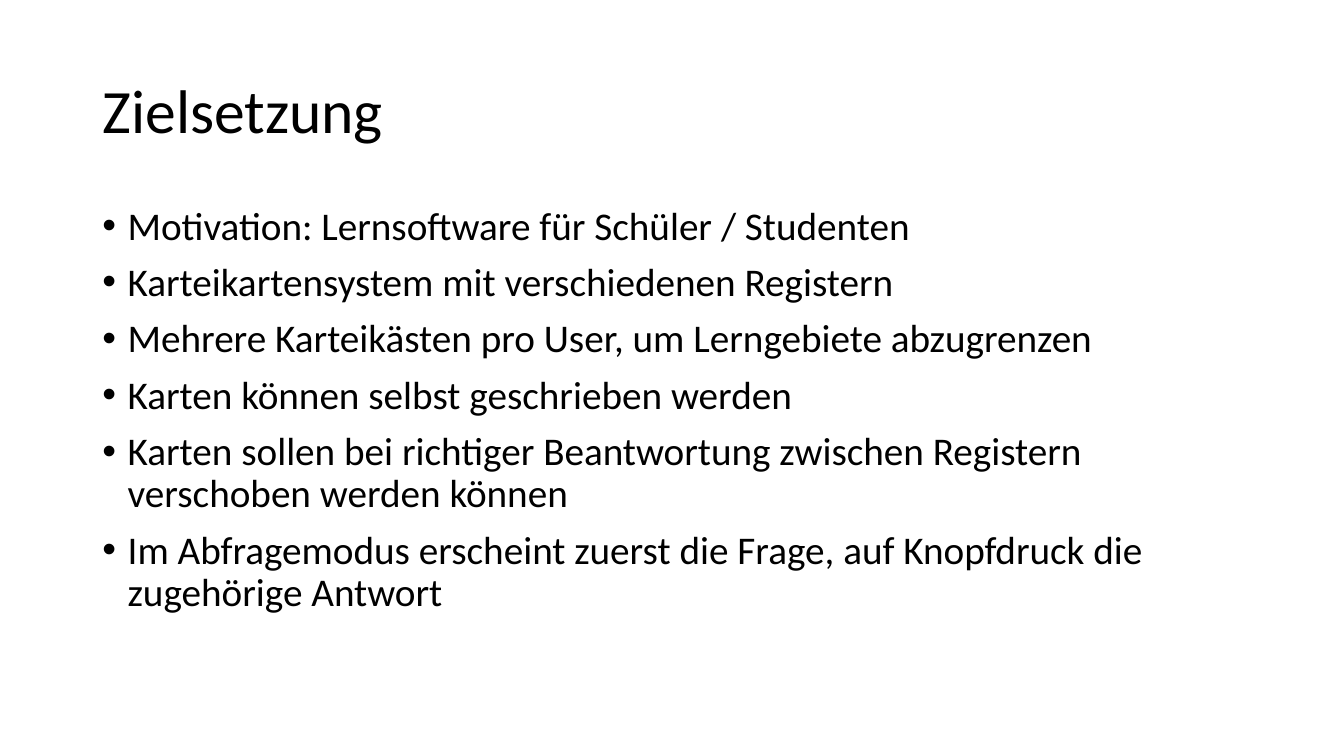
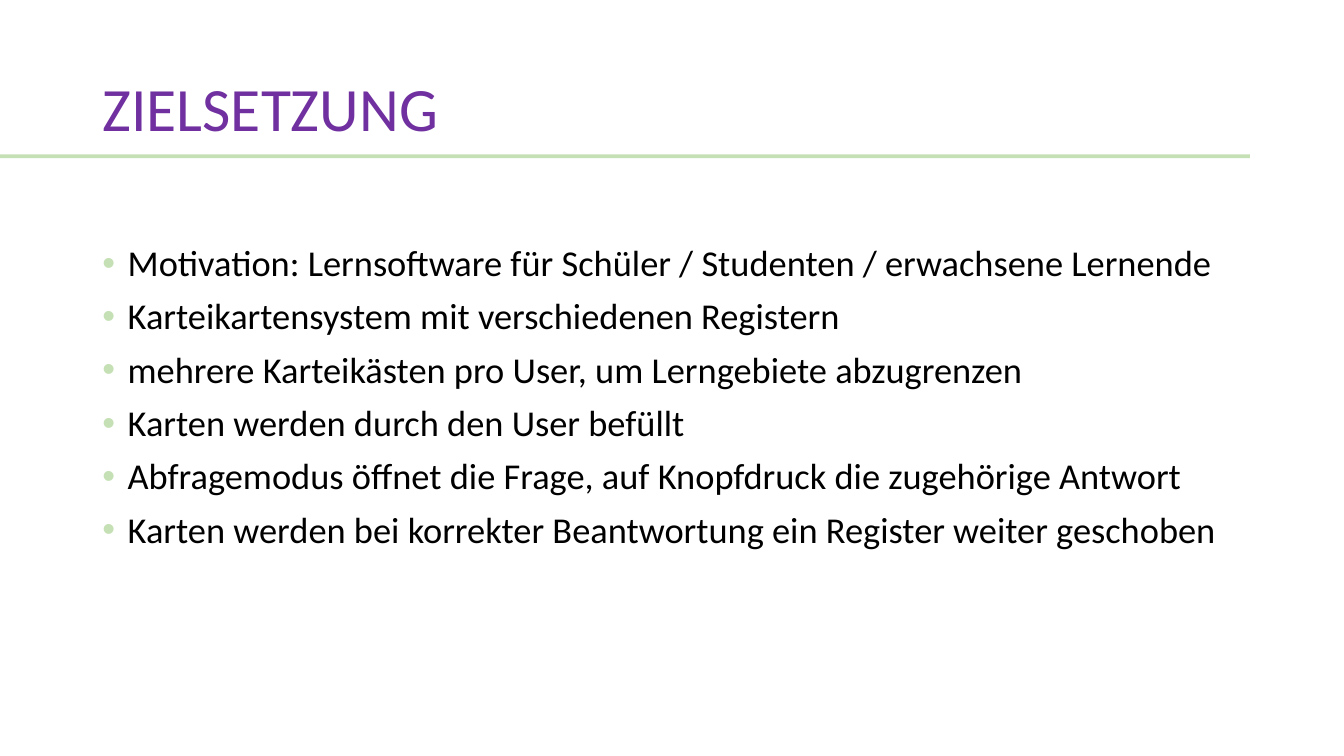
Before and after one commit to WI18C/Lernsoftware, a slide deck: slide 5 of Zwischenpräsentation.pptx (slide 3 before the commit). Drawn at 1344x756 pixels with LibreOffice and Linux fonts; fonts in the diff are those of the drawing. Boxes give left, top, right and bottom in pixels: in the first picture for what was removed or moved away, otherwise in the second. Text is boxed around its words. In the diff, an @@ line names an element or a change of style, - is before the commit and + after.

```diff
--- a/Zwischenpräsentation.pptx
+++ b/Zwischenpräsentation.pptx
@@ title at [102, 91, 437, 132]: text changed; text colour #000000 to #7030A0 @@
-Zielsetzung
+ZIELSETZUNG
@@ rectangle added at [0, 154, 1250, 158], fill #C5E0B4 @@
@@ text "Motivation: Lernsoftware für Schüler / ...": place and size @@
-text "Motivation: Lernsoftware für Schüler / ..." at [128, 212, 1142, 613]
+text "Motivation: Lernsoftware für Schüler / ..." at [128, 250, 1215, 550]
@@ text at [128, 250, 1211, 277]: text changed; size 28 to 26 pt @@
-• Motivation: Lernsoftware für Schüler / Studenten
+• Motivation: Lernsoftware für Schüler / Studenten / erwachsene Lernende
@@ text at [128, 303, 839, 336]: size 28 to 26 pt in "Karteikartensystem mit verschiedenen Registern" @@
@@ text at [128, 357, 1215, 550]: text changed; size 28 to 26 pt @@
-• Mehrere Karteikästen pro User, um Lerngebiete abzugrenzen
-• Karten können selbst geschrieben werden
-• Karten sollen bei richtiger Beantwortung zwischen Registern verschoben werden können
-• Im Abfragemodus erscheint zuerst die Frage, auf Knopfdruck die zugehörige Antwort
+• mehrere Karteikästen pro User, um Lerngebiete abzugrenzen
+• Karten werden durch den User befüllt
+• Abfragemodus öffnet die Frage, auf Knopfdruck die zugehörige Antwort
+• Karten werden bei korrekter Beantwortung ein Register weiter geschoben
```
Also in this commit, not shown: 9 other slides changed, 5 slides added, 2 slides removed.
